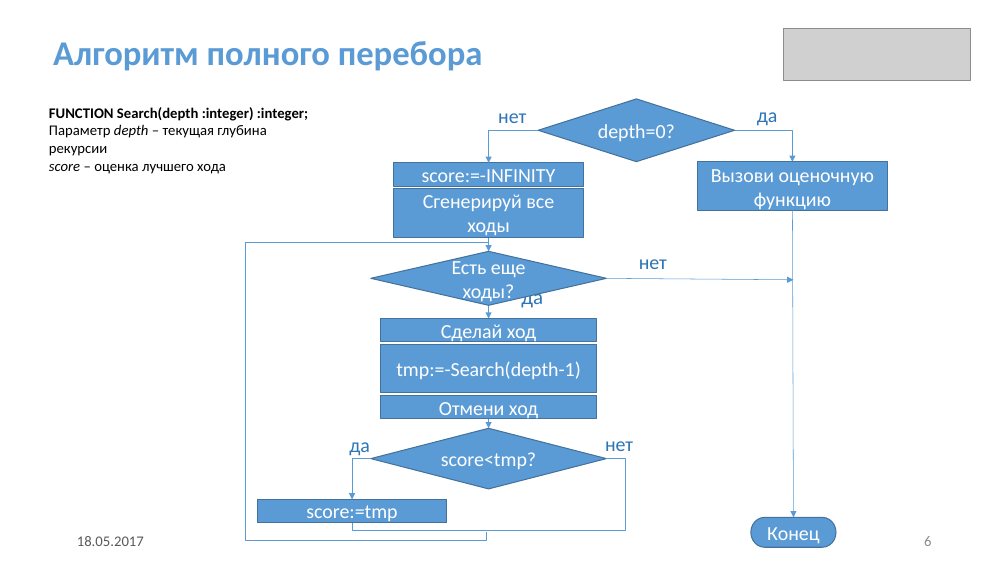
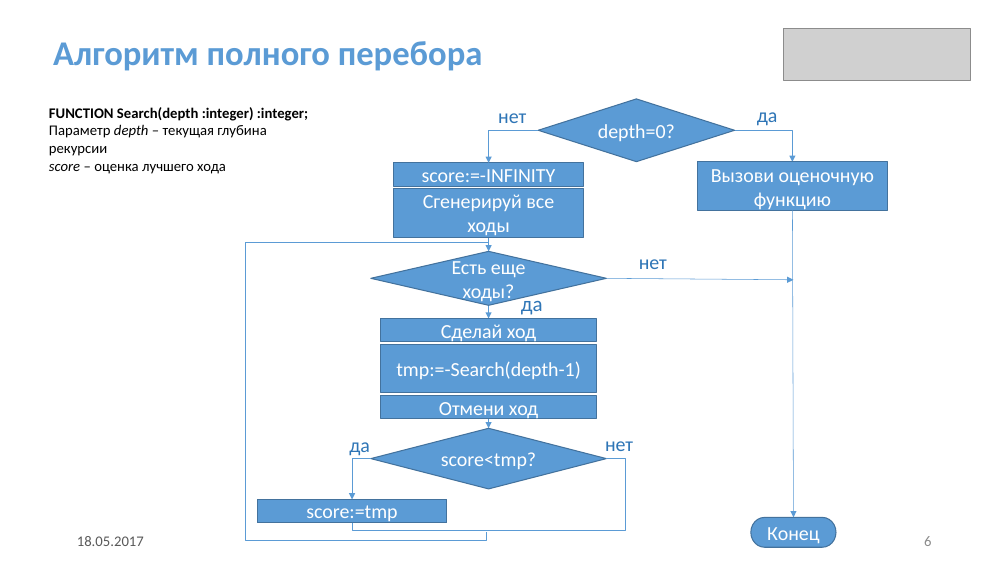
Before and after one commit to GrachevaElena/Checkers, a slide deck: slide 6 of ProjectNewDesign.pptx. Drawn at 1008x567 pixels with LibreOffice and Linux fonts; fonts in the diff are those of the drawing; grey boxes stand for pictures. Boxes give left, top, right and bottom in pixels: in the first picture for what was removed or moved away, otherwise in the second. Text is boxed around its words. In the diff, an @@ line names an element or a change of style, - is before the commit and + after.

Commit message:
add restart

```diff
--- a/ProjectNewDesign.pptx
+++ b/ProjectNewDesign.pptx
@@ text "да" rewrapped from <box>521,293,543,310</box> to <box>521,294,543,315</box> @@
```
